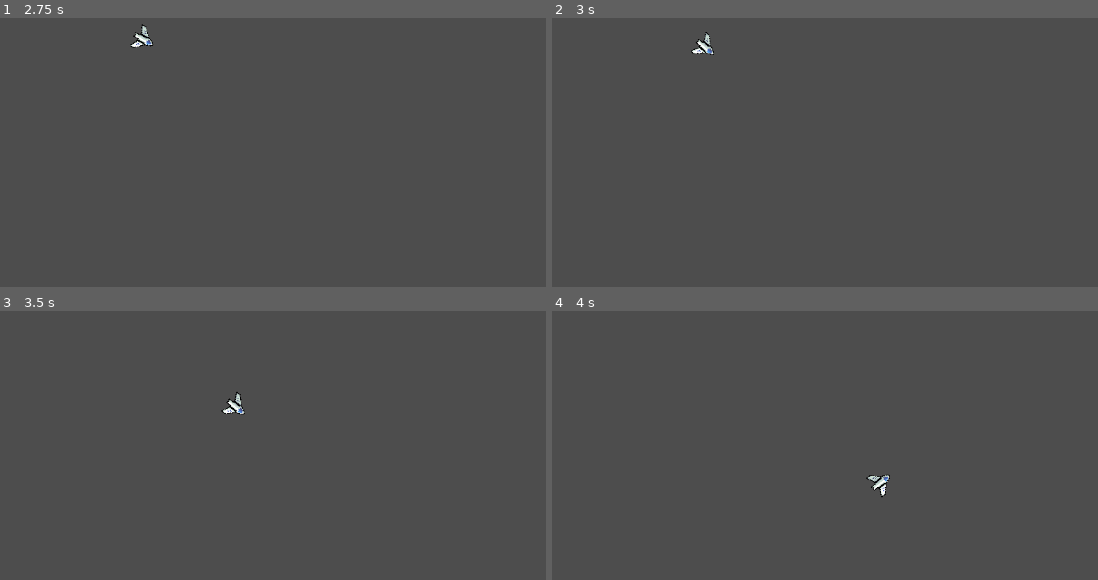
Above: before the commit, frames 1-4 (two rows, left to right).
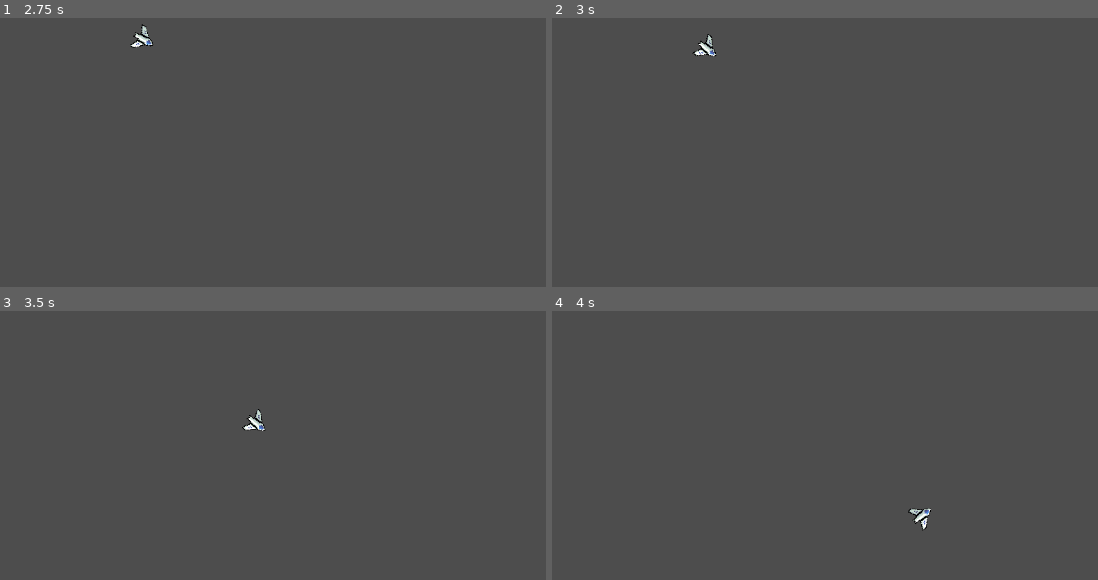
Above: after the commit, the same moments.

Repository: enricopro/via-lactea
Game: Godot game, scene res://scenes/game.tscn
The game is run twice, just before and just after one commit, with the same random seed, the same clock (stepped at 60 frames per second) and the same inputs.
Inputs:
- Up to frame 1 (2.75 s): tap Enter at 0.5 s; hold Right (ui_right) 0.53-1.28 s; hold Left (ui_left) 1.28-2.03 s; hold Right (ui_right) from 2.03 s (still down)
- Up to frame 2 (3 s): release Right (ui_right) at 2.78 s; hold Up (ui_up) from 2.78 s (still down)
- Up to frame 3 (3.5 s): keep holding Up (ui_up)
- Up to frame 4 (4 s): release Up (ui_up) at 3.53 s; hold Left (ui_left) from 3.53 s (still down)

Frame 1 is identical in both runs. In frame 2, 0.2% of the frame differs, in the area x 25-31%, y 5-15%; in frame 3, 0.4%; in frame 4, 0.4%, in the area x 57-70%, y 60-82%.

Commit message:
Improved bounciness

Diff:
--- a/scripts/spaceship.gd
+++ b/scripts/spaceship.gd
@@ -1,10 +1,11 @@
 extends CharacterBody2D
 
-@export var acceleration: float = 900.0  # How fast the ship accelerates
+@export var acceleration: float = 1100.0  # How fast the ship accelerates
 @export var max_speed: float = 2000.0    # Max speed to prevent infinite acceleration
 @export var rotation_speed: float = 3.0  # How fast the ship rotates
 @export var damping: float = 0.98        # How much inertia slows down movement
-@export var bounce_factor: float = 0.8   # How much velocity is retained after bouncing (1.0 = full bounce, 0.0 = no bounce)
+@export var bounce_factor: float = 1.3   # How much velocity is retained after bouncing (1.0 = full bounce, 0.0 = no bounce)
+@export var min_bounce_speed: float = 300.0  # Ensures a minimum bounce effect
 
 const BASE_SCREEN_SIZE: Vector2 = Vector2(1920, 1080)  # Reference resolution
 const BASE_SCALE: float = 2.0  # Default scale at 1920x1080
@@ -49,7 +50,11 @@
 	var border_names = ["BorderUp", "BorderDown", "BorderLeft", "BorderRight"]
 
 	if collider and collider.name in border_names:
-		print("Bounced off: ", collider.name)
+		var normal = collision.get_normal()
+		var new_velocity = velocity.bounce(normal) * bounce_factor
 
-		var normal = collision.get_normal()
-		velocity = velocity.bounce(normal) * bounce_factor
+		# Ensure a minimum bounce velocity
+		if new_velocity.length() < min_bounce_speed:
+			new_velocity = new_velocity.normalized() * min_bounce_speed
+
+		velocity = new_velocity
